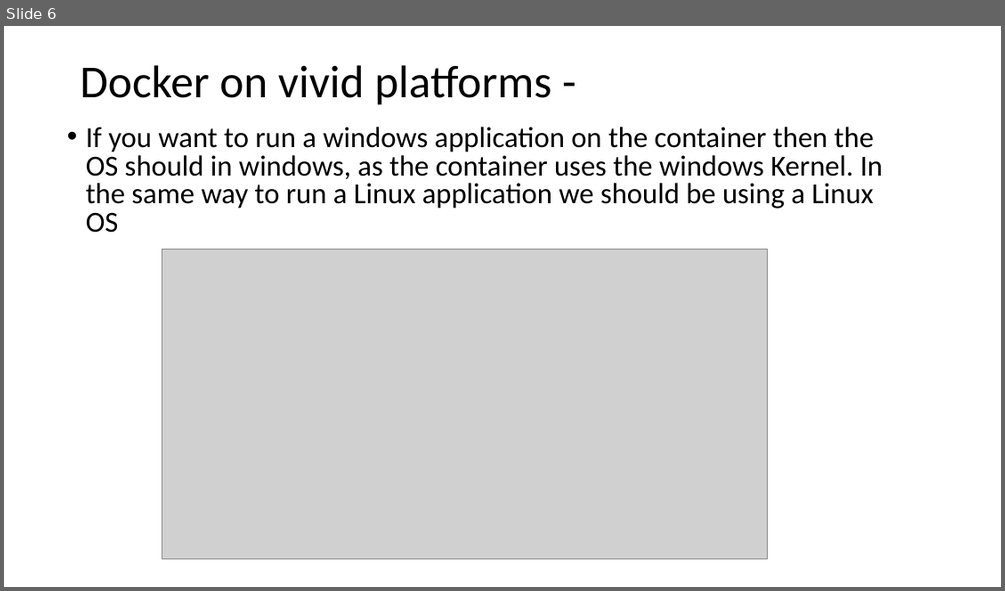
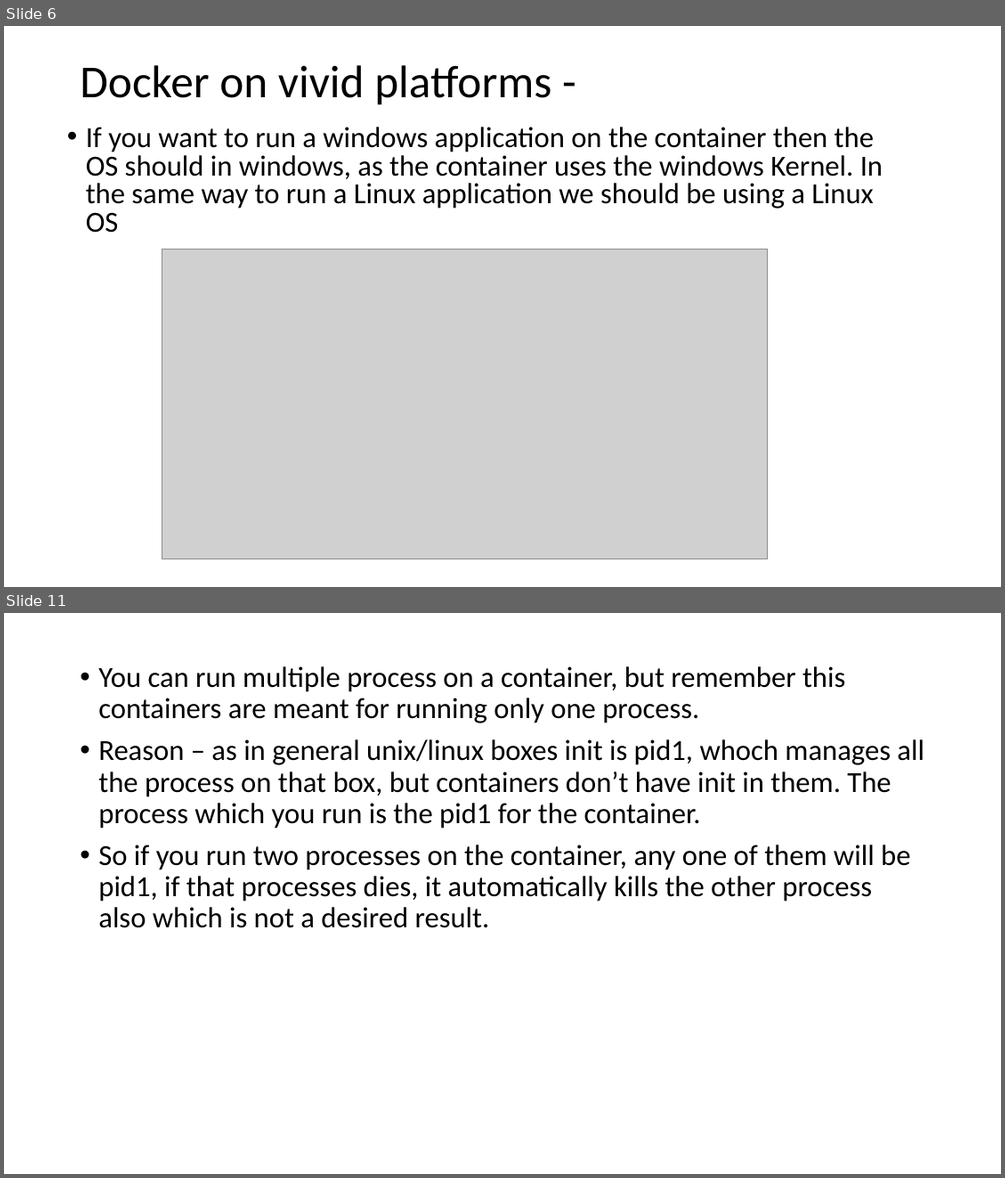
Before and after one commit to Ritesh007/Documents, a slide deck: Docker/docker.pptx. Shown one above the other, each under a label of ours: slide 6 before the commit, slides 6 and 11 after it; the slides between them are not shown. The pictures are 1005x591 and 1005x1178 pixels, drawn with LibreOffice and Linux fonts; fonts in the diff are those of the drawing; grey boxes stand for pictures. Boxes give left, top, right and bottom in pixels: in the first picture for what was removed or moved away, otherwise in the second. Text is boxed around its words. In the diff, an @@ line names an element or a change of style, - is before the commit and + after.

```diff
--- a/Docker/docker.pptx
+++ b/Docker/docker.pptx
@@ slide 11 added at box(4, 613, 1001, 1174), background #FFFFFF @@
@@ text added at box(98, 666, 924, 928), 28 pt, text #000000 @@
+• You can run multiple process on a container, but remember this containers are meant for running only one process.
+• Reason – as in general unix/linux boxes init is pid1, whoch manages all the process on that box, but containers don’t have init in them. The process which you run is the pid1 for the container.
+• So if you run two processes on the container, any one of them will be pid1, if that processes dies, it automatically kills the other process also which is not a desired result.
```
Also in this commit, not shown: 15 other slides added.
